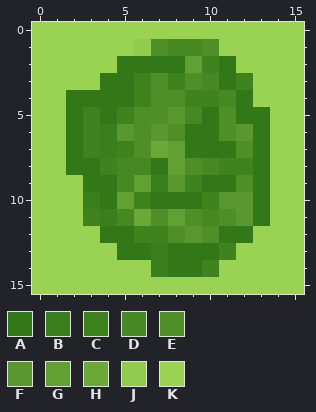
One commit to this pixel-art sprite: src/main/resources/it/unibo/project/sprite/obstacle/bush.png. The picture above is the old version.
The file is 16x16 pixels. Colours within 5 levels of each other are drawn and written as one.
Palette (. is transparent): A #327818  B #397f1c  C #3f831f  D #468923  E #4e9027  F #58982e  G #61a032  H #6aa937  J #92cb4d  K #9ad252
Pixels before, first column x 0:
 0 KKKKKKKKKKKKKKKK
 1 KKKKKKJEDDEKKKKK
 2 KKKKKAAAAGCAKKKK
 3 KKKKAACECEDACKKK
 4 KKAAAACEECCDAKKK
 5 KKACACEEFDAEAAKK
 6 KKACBFEFEAAEFAKK
 7 KKACBCEHGAAAEAKK
 8 KKAACDDAGEDCCAKK
 9 KKKAADGBFCAAEAKK
10 KKKBAGCAAACFFAKK
11 KKKCBDHEGEDEFAKK
12 KKKKAACCEFEAAKKK
13 KKKKKAABAAACKKKK
14 KKKKKKKBAACKKKKK
15 KKKKKKKKKKKKKKKK
Now the later version:
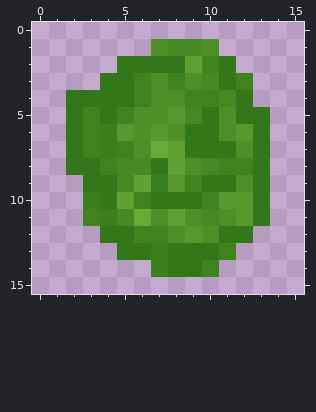
The edit:
Colour J is removed in row 1 at x 6.
Colour K is removed in row 0 at x 0 to 15; in row 1 at x 0 to 5 and 11 to 15; in row 2 at x 0 to 4 and 12 to 15; in row 3 at x 0 to 3 and 13 to 15; in row 4 at x 0 to 1 and 13 to 15; in rows 5 to 8 at x 0 to 1 and 14 to 15.
Colour K is removed in rows 9 to 11 at x 0 to 2 and 14 to 15; in row 12 at x 0 to 3 and 13 to 15; in row 13 at x 0 to 4 and 12 to 15; in row 14 at x 0 to 6 and 11 to 15; in row 15 at x 0 to 15.
